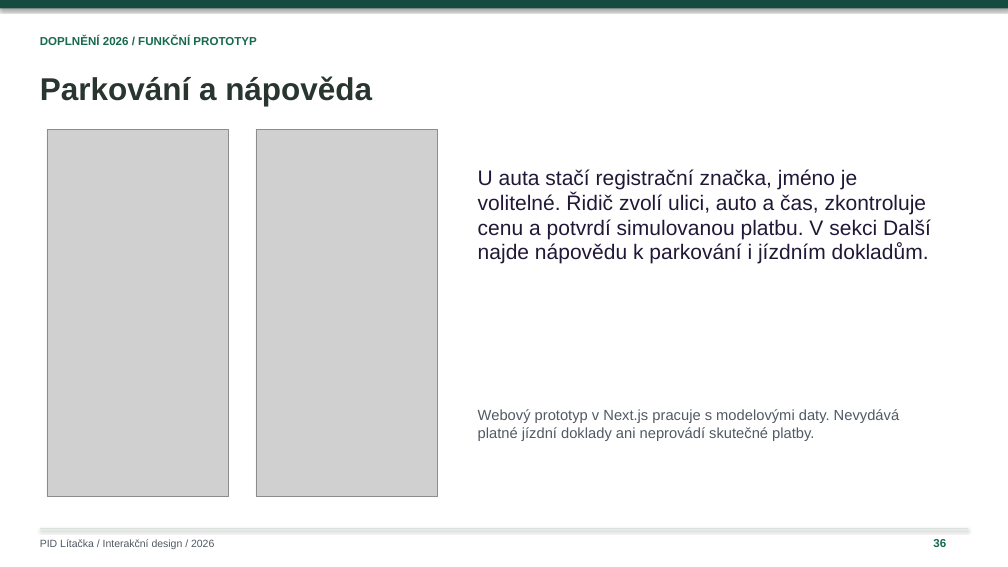
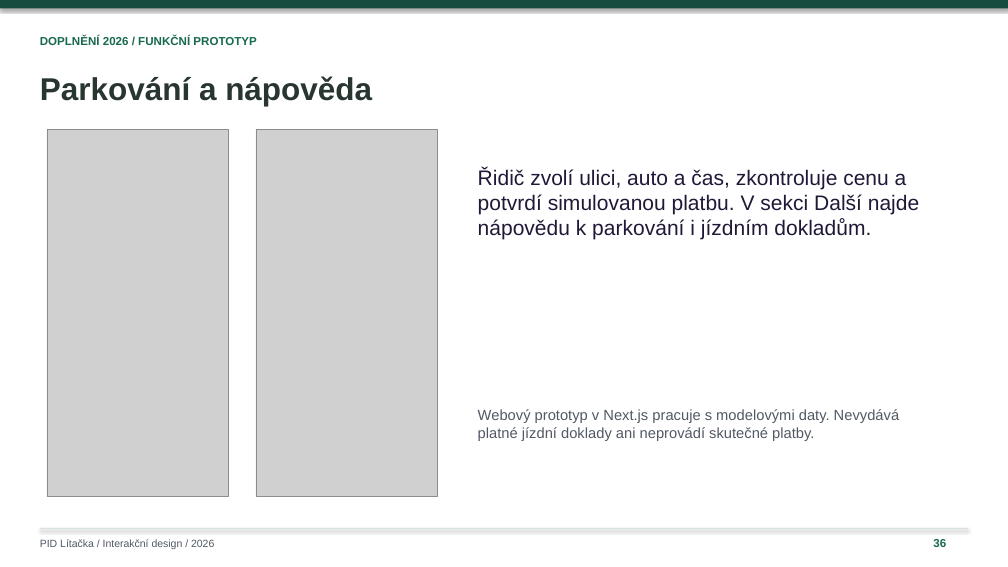
Before and after one commit to ShachPlay/ID_2026, a slide deck: slide 36 of PID-Litacka-Plichta-upravena.pptx. Drawn at 1008x567 pixels with LibreOffice and Linux fonts; fonts in the diff are those of the drawing; grey boxes stand for pictures. Boxes give left, top, right and bottom in pixels: in the first picture for what was removed or moved away, otherwise in the second. Text is boxed around its words. In the diff, an @@ line names an element or a change of style, - is before the commit and + after.

```diff
--- a/PID-Litacka-Plichta-upravena.pptx
+++ b/PID-Litacka-Plichta-upravena.pptx
@@ text at <box>478,168,919,239</box>: text changed @@
-U auta stačí registrační značka, jméno je
-volitelné. Řidič zvolí ulici, auto a čas, zkontroluje
-cenu a potvrdí simulovanou platbu. V sekci Další
-najde nápovědu k parkování i jízdním dokladům.
+Řidič zvolí ulici, auto a čas, zkontroluje cenu a
+potvrdí simulovanou platbu. V sekci Další najde
+nápovědu k parkování i jízdním dokladům.
```
Also in this commit, not shown: 7 other slides changed, 1 slide added, 1 slide removed.
